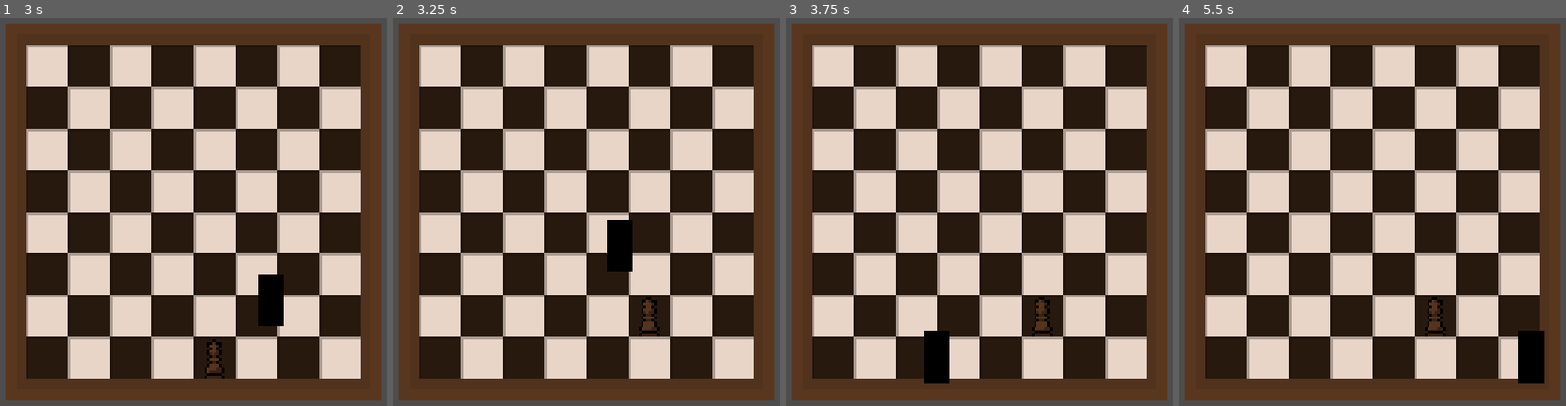
Above: before the commit, frames 1-4 (left to right).
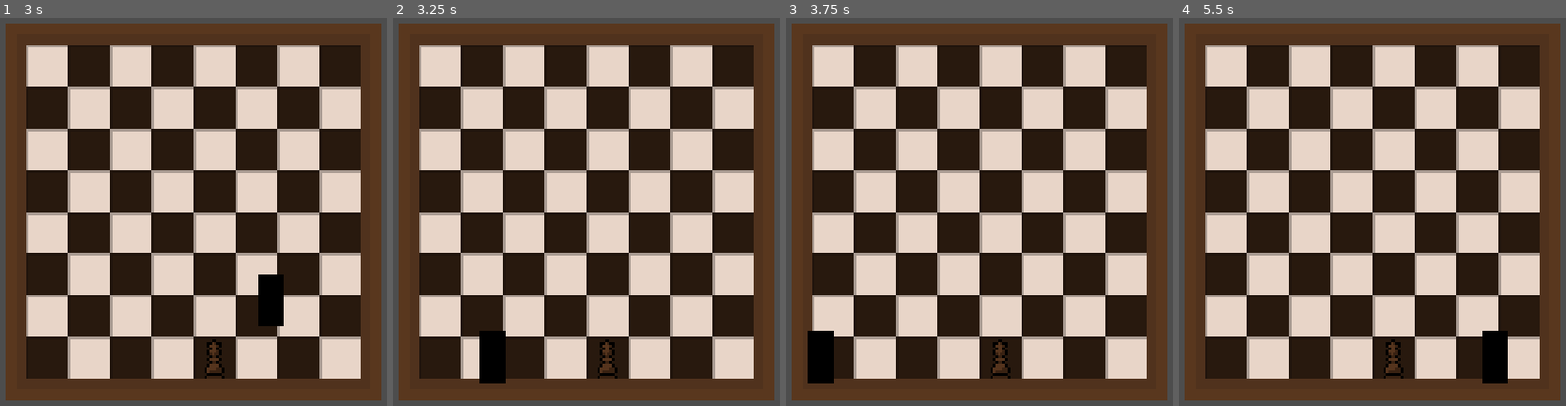
Above: after the commit, the same moments.

Repository: rs-code-hk/chess_gone_rogue
Game: Godot game, scene res://Scenes/game.tscn
The game is run twice, just before and just after one commit, with the same random seed, the same clock (stepped at 60 frames per second) and the same inputs.
Inputs:
- Up to frame 1 (3 s): tap Enter (ui_accept) at 0.5, 0.77, 1.52, 2.75 s; tap A (a) at 0.6 s; tap D (d) at 0.8, 1.35 s; tap S (s) at 1.55, 2.1 s; tap W (w) at 2.3, 2.85 s
- Up to frame 2 (3.25 s): tap Enter (ui_accept) at 3.02 s; tap A (a) at 3.05 s
- Up to frame 3 (3.75 s): tap A (a) at 3.6 s
- Up to frame 4 (5.5 s): tap Enter (ui_accept) at 3.77, 4.52 s; tap D (d) at 3.8, 4.35 s; tap S (s) at 4.55 s; tap Shift (dash) at 5.1 s; tap W (w) at 5.3 s

Frame 1 is identical in both runs. In frame 2, 2.3% of the frame differs, in the area x 22-69%, y 52-95%; in frame 3, 2.4%, in the area x 5-69%, y 71-95%; in frame 4, 2.4%.

Commit message:
Getting hit
Added a functionality for dying after getting hit 3 times. No health display currently

Diff:
--- a/chess-gone-rogue/Scenes/king_enemy.gd
+++ b/chess-gone-rogue/Scenes/king_enemy.gd
@@ -1,5 +1,4 @@
 extends Node2D
-
 
 # Called when the node enters the scene tree for the first time.
 func _ready() -> void:
--- a/chess-gone-rogue/Scenes/player.tscn
+++ b/chess-gone-rogue/Scenes/player.tscn
@@ -41,6 +41,8 @@
 
 [node name="RayCastLeft" type="RayCast2D" parent="." unique_id=1197997488]
 target_position = Vector2(-8, 0)
+collide_with_areas = true
 
 [node name="RayCastRight" type="RayCast2D" parent="." unique_id=18192860]
 target_position = Vector2(8, 0)
+collide_with_areas = true
--- a/chess-gone-rogue/Scenes/player_movement.gd
+++ b/chess-gone-rogue/Scenes/player_movement.gd
@@ -10,6 +10,7 @@
 const DASH_DURATION = 15
 const DASH_VELOCITY = 175
 const TOTAL_DASH_DELAY = 20
+const MAX_I_FRAMES = 50
 
 var jumps = 2
 var walljumping = 0
@@ -19,11 +20,22 @@
 var lastHorizontalDirection = 1
 var canDash = true
 var dashDelay = 0
+var iFrames = 0
+var health = 3
 
 func getInputs() -> Vector2:
 	return Vector2(Input.get_axis("a", "d"), Input.get_axis("w", "s"))
 
 func _physics_process(delta: float) -> void:
+	# Check getting hit
+	if ray_cast_left.get_collider() == get_node("../../king enemy/hit box") or ray_cast_right.get_collider() == get_node("../../king enemy/hit box"):
+		if iFrames <= 0:
+			print("Hit!")
+			iFrames = MAX_I_FRAMES
+			health -= 1
+			if health == 0:
+				get_tree().reload_current_scene()
+
 	# Get movement
 	var direction = getInputs()
 	if direction.x != 0:
@@ -46,6 +58,7 @@
 	walljumping -= 1
 	dashFrames -= 1
 	dashDelay -= 1
+	iFrames -= 1
 
 	# Get Jump Count
 	if is_on_wall():
